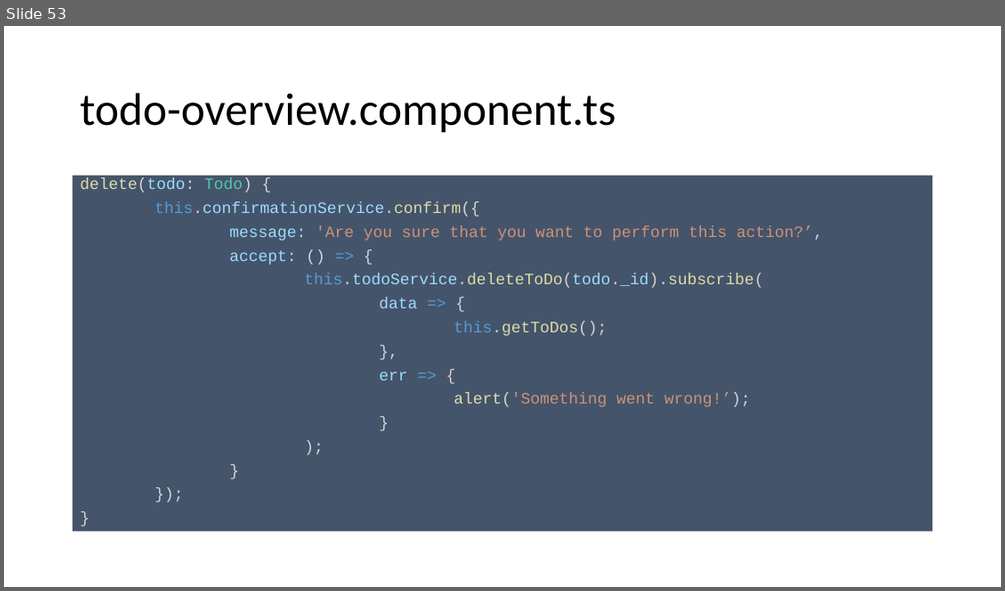
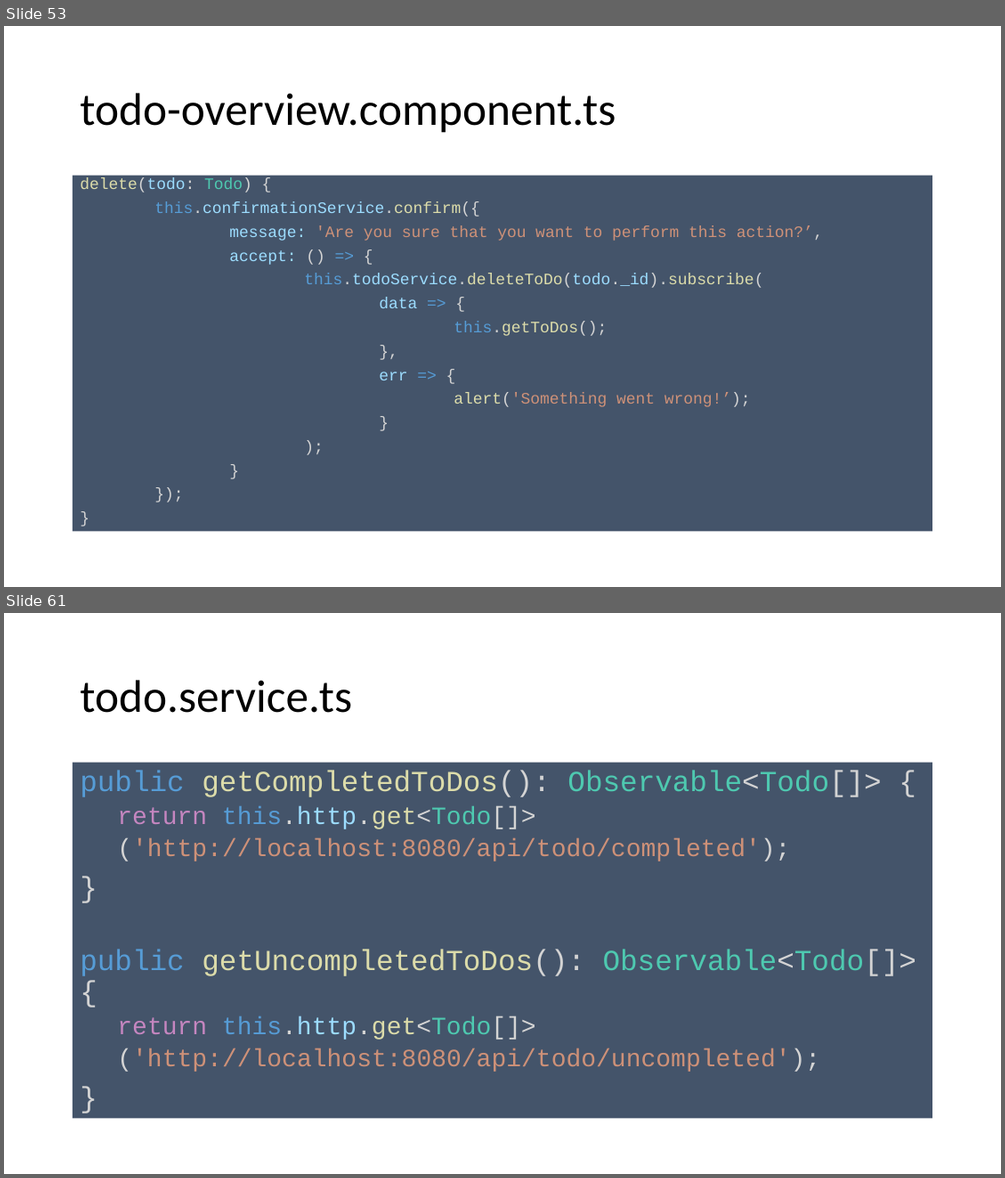
Before and after one commit to spirit-coding/todo-app-aj33349, a slide deck: Angular2.pptx. Shown one above the other, each under a label of ours: slide 53 before the commit, slides 53 and 61 after it; the slides between them are not shown. The pictures are 1005x591 and 1005x1178 pixels, drawn with LibreOffice and Linux fonts; fonts in the diff are those of the drawing. Boxes give left, top, right and bottom in pixels: in the first picture for what was removed or moved away, otherwise in the second. Text is boxed around its words. In the diff, an @@ line names an element or a change of style, - is before the commit and + after.

```diff
--- a/Angular2.pptx
+++ b/Angular2.pptx
@@ slide 61 added at (4, 613, 1001, 1174), background #FFFFFF @@
@@ title added at (80, 680, 352, 713), 44 pt, text #000000 @@
+todo.service.ts
@@ text added at (73, 763, 933, 1119), fill #44546A, 24 pt, text #CE9178 @@
+public getCompletedToDos(): Observable<Todo[]> {
+  return this.http.get<Todo[]>
+  ('http://localhost:8080/api/todo/completed');
+}
+public getUncompletedToDos(): Observable<Todo[]> {
+  return this.http.get<Todo[]>
+  ('http://localhost:8080/api/todo/uncompleted');
+}
```
Also in this commit, not shown: 1 slide changed, 11 other slides added, 8 other files.
